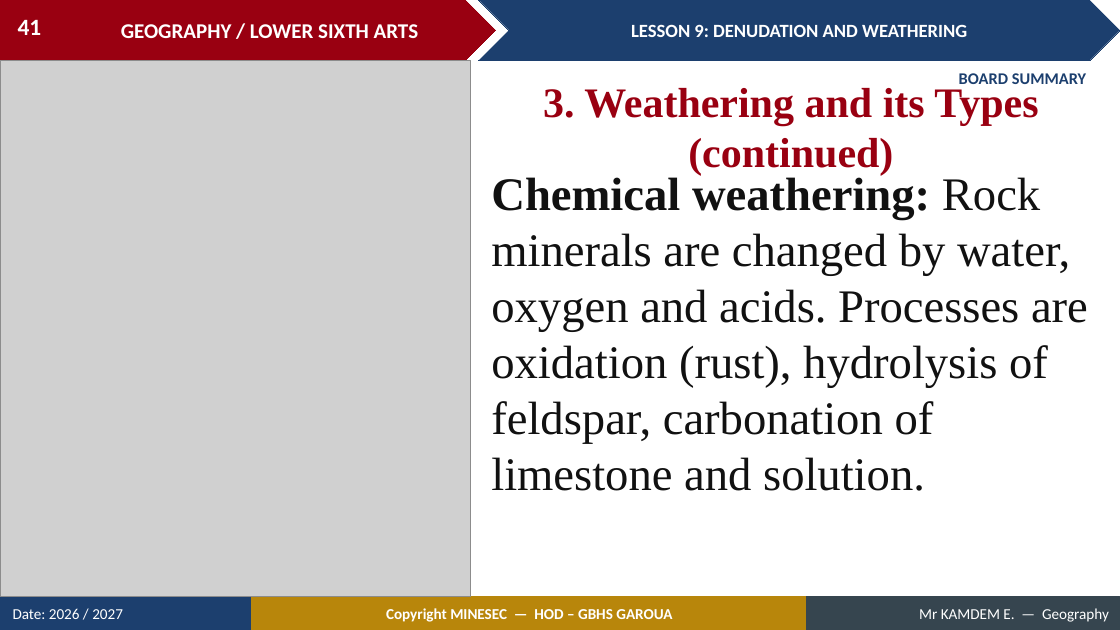
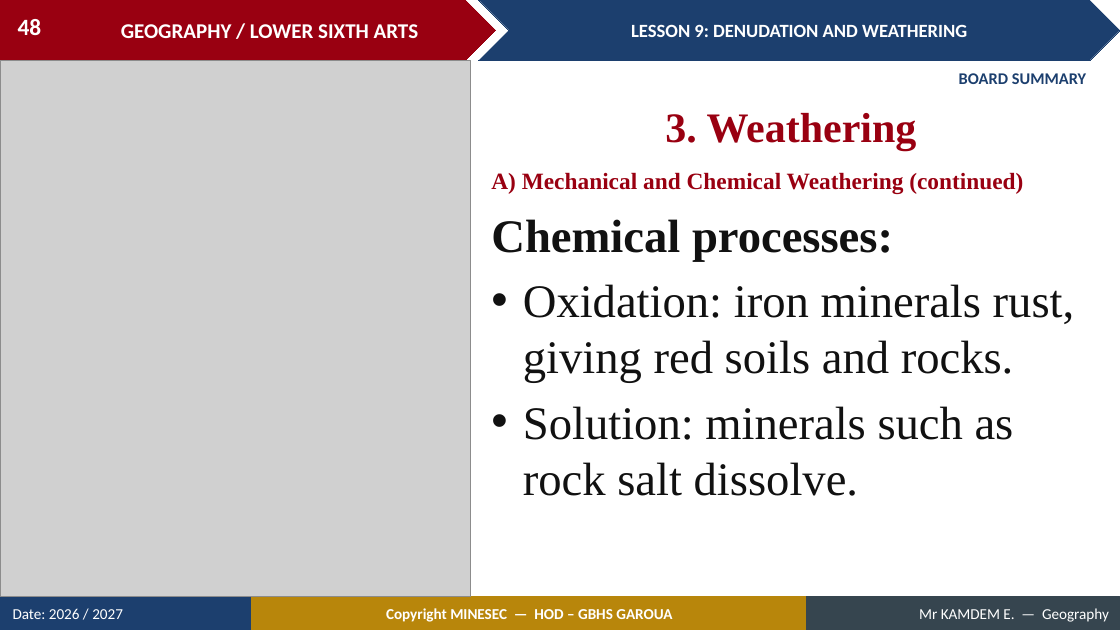
Before and after one commit to Berthautk/linea-github, a slide deck: slide 48 of lecons/LSA/Geomorphology/11_LSA_GEOMO_L09_Denudation_and_Weathering.pptx (slide 41 before the commit). Drawn at 1120x630 pixels with LibreOffice and Linux fonts; fonts in the diff are those of the drawing; grey boxes stand for pictures. Boxes give left, top, right and bottom in pixels: in the first picture for what was removed or moved away, otherwise in the second. Text is boxed around its words. In the diff, an @@ line names an element or a change of style, - is before the commit and + after.

```diff
--- a/lecons/LSA/Geomorphology/11_LSA_GEOMO_L09_Denudation_and_Weathering.pptx
+++ b/lecons/LSA/Geomorphology/11_LSA_GEOMO_L09_Denudation_and_Weathering.pptx
@@ page number at [18, 19, 42, 35]: text changed @@
-41
+48
@@ text at [665, 113, 917, 150]: text changed @@
-3. Weathering and its Types (continued)
+3. Weathering
@@ text at [491, 172, 1023, 194]: text changed; size 40 to 20 pt; text colour #111111 to #990011; bold on @@
-Chemical weathering: Rock minerals are changed by water, oxygen and acids. Processes are oxidation (rust), hydrolysis of feldspar, carbonation of limestone and solution.
+A) Mechanical and Chemical Weathering (continued)
@@ text "A) Mechanical and Chemical Weathering ..." at [491, 172, 1023, 194]: vertical alignment top to middle @@
@@ text added at [491, 219, 1075, 496], 40 pt, text #111111 @@
+Chemical processes:
+• Oxidation: iron minerals rust, giving red soils and rocks.
+• Solution: minerals such as rock salt dissolve.
```
Also in this commit, not shown: 40 other slides changed, 17 slides added, 8 slides removed, 52 other files.
